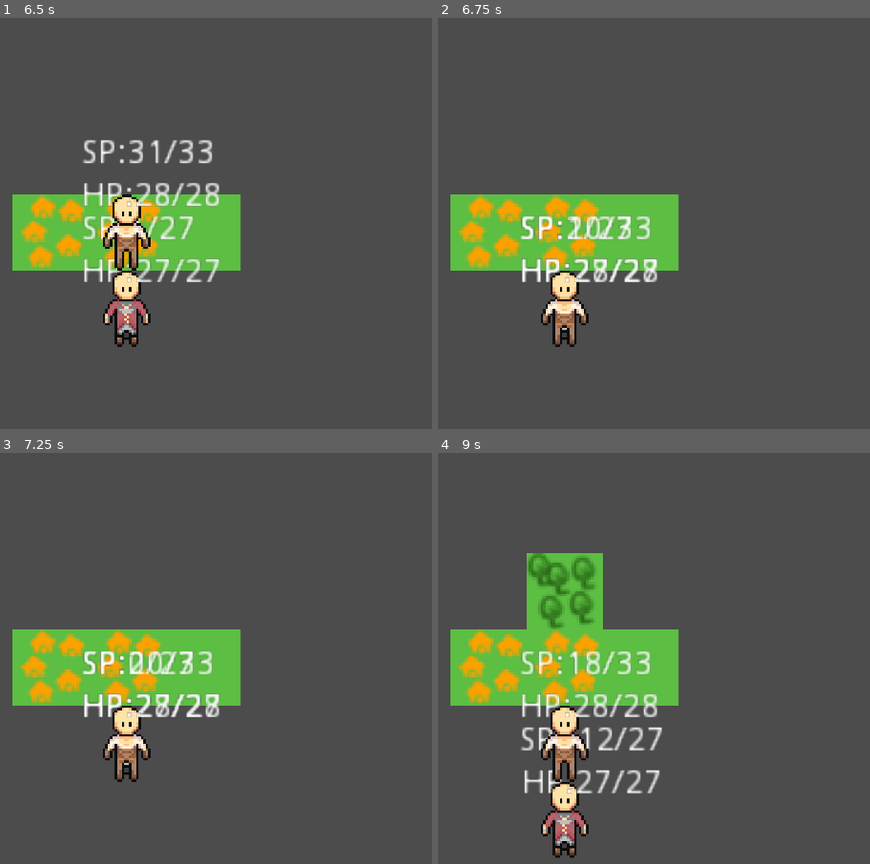
Above: before the commit, frames 1-4 (two rows, left to right).
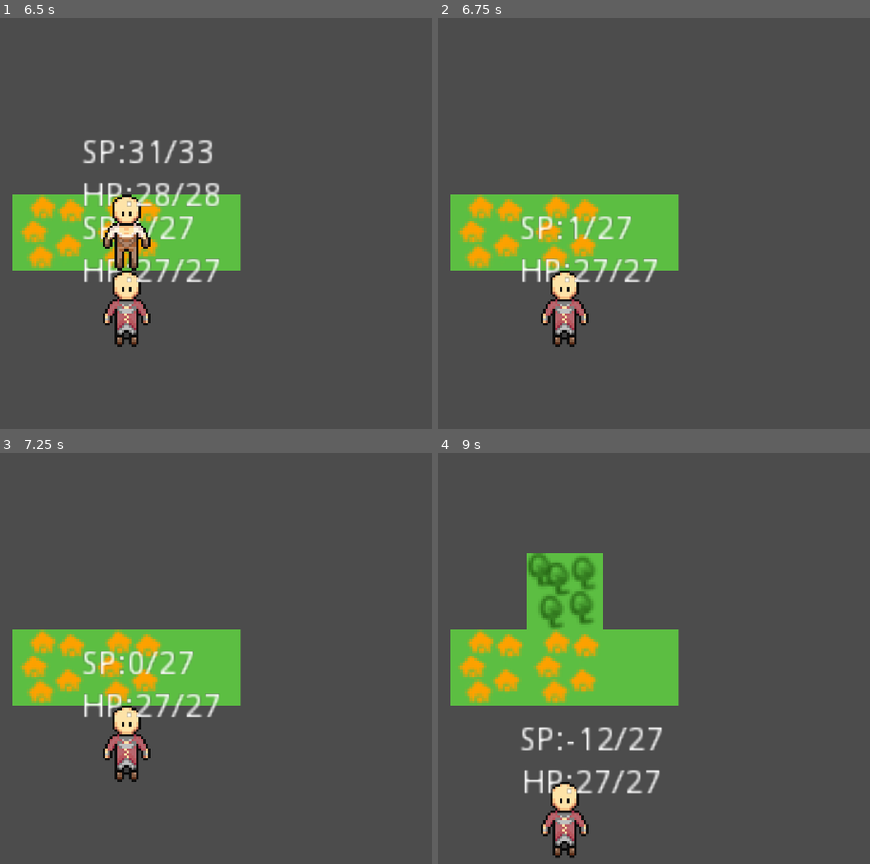
Above: after the commit, the same moments.

Repository: LLBlumire/ldjam46
Game: Godot game, scene res://src/World/World.tscn
Same seed, same stepped clock (60 frames per second), same inputs: the game is played once before the commit and once after it.
Inputs (mouse positions are in pixels of both pictures, inside the frame that each line leads up to):
- Up to frame 1 (6.5 s): tap Enter at 0.5, 2.75, 5 s; move the mouse to (12, 318) at 0.52 s; tap Space (ui_select) at 0.77, 1.25, 1.52, 3.02, 4.25, 4.52, 5.27 s; move the mouse to (280, 297) at 1.27 s; move the mouse to (outside the picture) at 2.02 s; move the mouse to (90, 231) at 2.77 s; click (354, 231) at 3.5 s; move the mouse to (outside the picture) at 4.27 s; move the mouse to (220, 211) at 5.02 s; click (431, 79) at 5.75 s
- Up to frame 2 (6.75 s): tap Space (ui_select) at 6.5 s; move the mouse to (outside the picture) at 6.52 s
- Up to frame 3 (7.25 s): no input
- Up to frame 4 (9 s): move the mouse to (563, 572) at 7.27 s; tap Space (ui_select) at 7.52 s; click (792, 744) at 8 s; move the mouse to (450, 753) at 8.77 s

Frame 1 is identical in both runs. In frame 2, 1.8% of the frame differs, in the area x 19-51%, y 48-80%; in frame 3, 1.8%; in frame 4, 2.8%, in the area x 19-51%, y 48-81%.

Commit message:
Actually bugfix sprite generation

Diff:
--- a/src/Adventurers/Adventurers.gd
+++ b/src/Adventurers/Adventurers.gd
@@ -65,18 +65,15 @@
 func set_sprite():
 	var skel = 0
 	var cost = 0
-	if race <= Fighter: #is human
-		skel = 0
-	else:
-		skel = race - 3
+	skel = max(0, race - 2)
 	cost = 2 * race
 	skeleton.texture.region = Rect2(skel * 24,0,24,32)
 	costume.texture.region = Rect2((cost + Sex) * 24, 0,24,32)
 
 func set_race():
-	var fighter = Strenght >= 13
-	var wizard = Intelligence >= 13
-	var rogue = Dexterity >= 13
+	var fighter = Strenght >= 11
+	var wizard = Intelligence >= 11
+	var rogue = Dexterity >= 11
 	var elf = fighter && wizard
 	var halfling = fighter && rogue
 	var gnome = wizard && rogue
